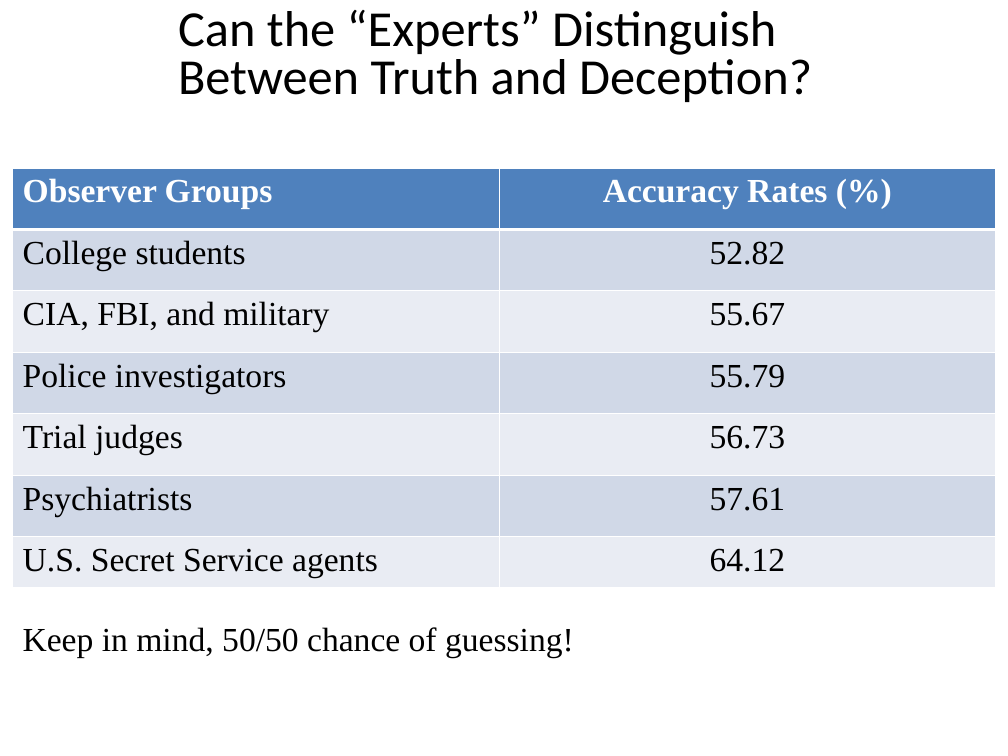
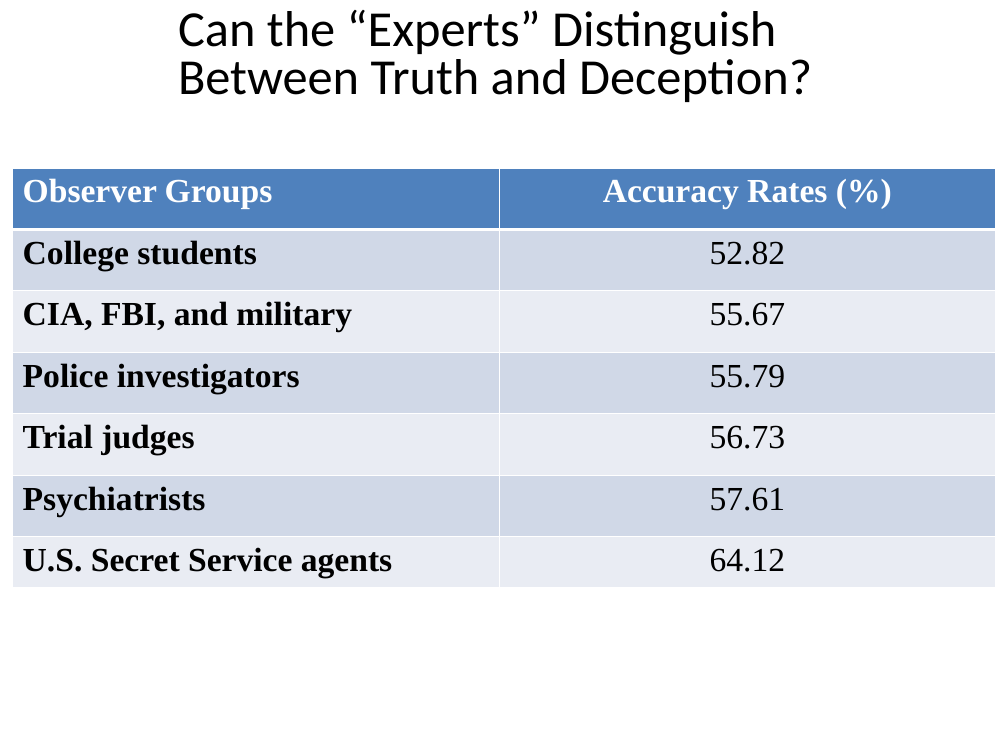
Before and after one commit to npm27/Teaching-Materials, a slide deck: slide 17 of Social Psych/Slides/5 Percieving Persons.pptx (slide 19 before the commit). Drawn at 1008x756 pixels with LibreOffice and Linux fonts; fonts in the diff are those of the drawing. Boxes give left, top, right and bottom in pixels: in the first picture for what was removed or moved away, otherwise in the second. Text is boxed around its words. In the diff, an @@ line names an element or a change of style, - is before the commit and + after.

```diff
--- a/Social Psych/Slides/5 Percieving Persons.pptx
+++ b/Social Psych/Slides/5 Percieving Persons.pptx
@@ table at [12,168,995,589] @@
@@ bold on in "College students", "CIA, FBI, and military", "Police investigators", "Trial judges" and 2 more places @@
@@ text removed at [23,627,574,658] @@
-Keep in mind, 50/50 chance of guessing!
```
Also in this commit, not shown: 9 other slides changed, 1 slide added, 8 slides removed, 1 other file.
